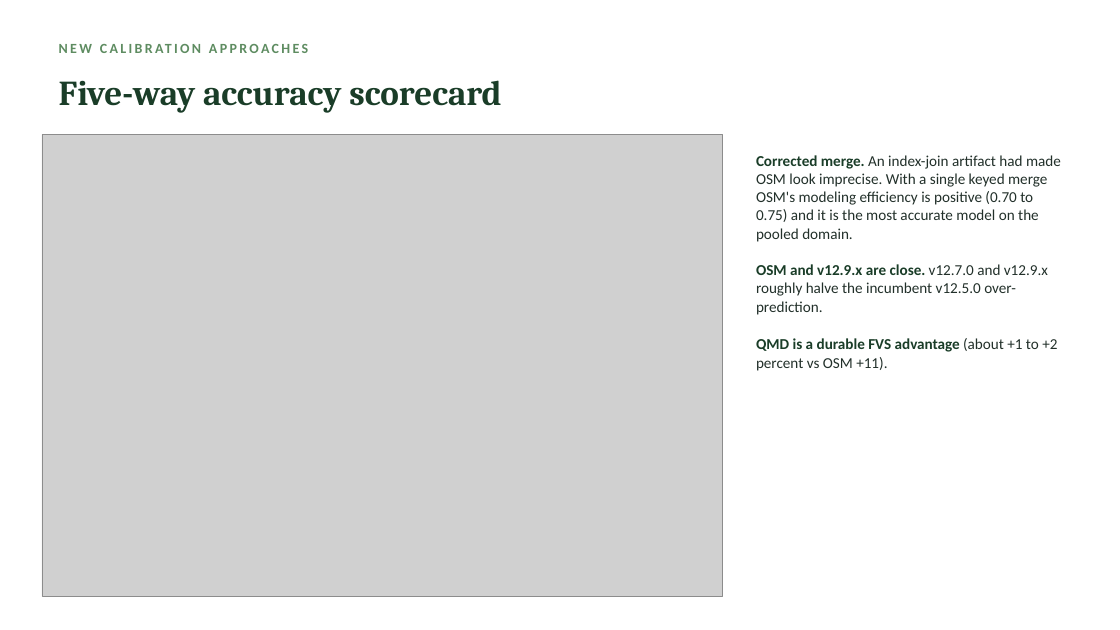
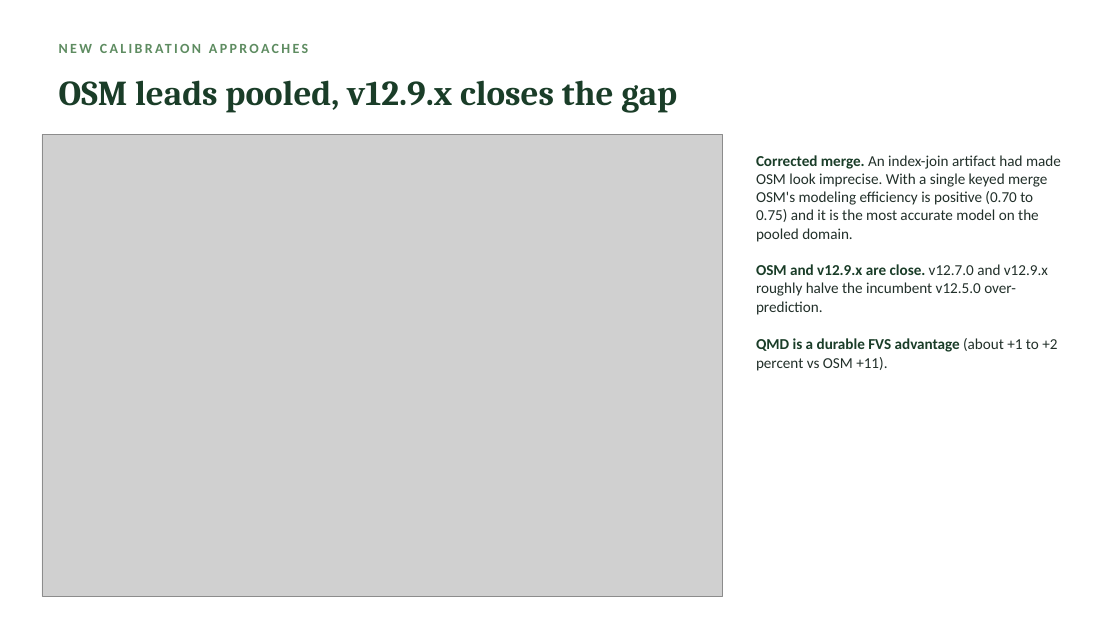
Before and after one commit to holoros/fvs-acd, a slide deck: slide 4 of FVS-ACD_Hennigar_Aug2026.pptx. Drawn at 1120x630 pixels with LibreOffice and Linux fonts; fonts in the diff are those of the drawing; grey boxes stand for pictures. Boxes give left, top, right and bottom in pixels: in the first picture for what was removed or moved away, otherwise in the second. Text is boxed around its words. In the diff, an @@ line names an element or a change of style, - is before the commit and + after.

```diff
--- a/FVS-ACD_Hennigar_Aug2026.pptx
+++ b/FVS-ACD_Hennigar_Aug2026.pptx
@@ text at (x1=59, y1=80, x2=677, y2=112): text changed @@
-Five-way accuracy scorecard
+OSM leads pooled, v12.9.x closes the gap
```
Also in this commit, not shown: 12 other slides changed, 29 other files.
